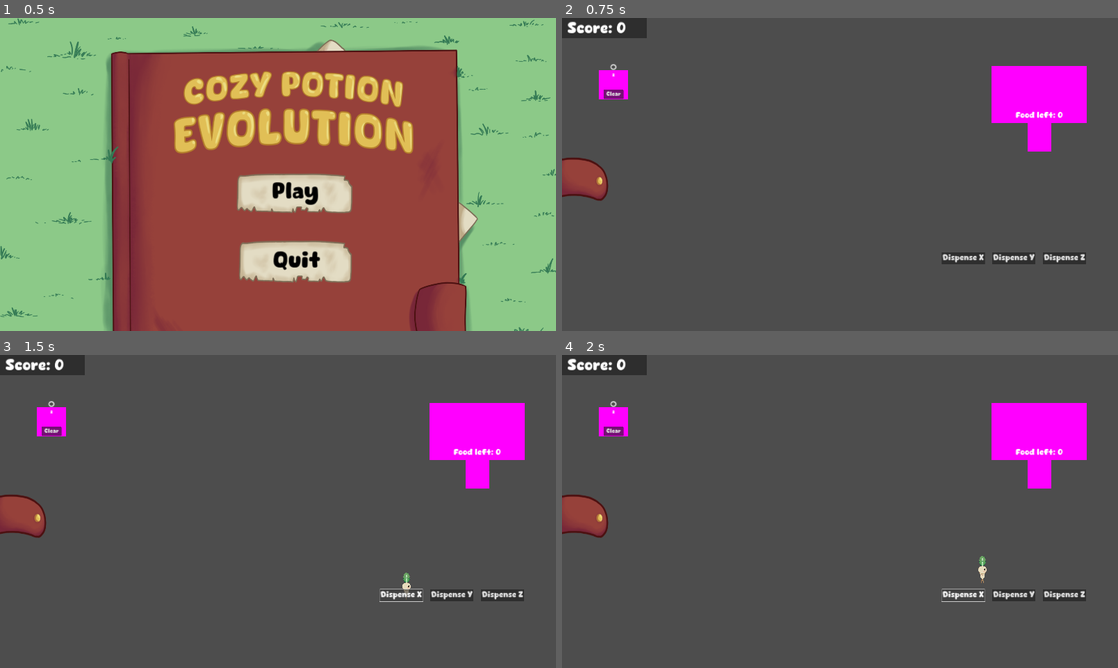
Above: before the commit, frames 1-4 (two rows, left to right).
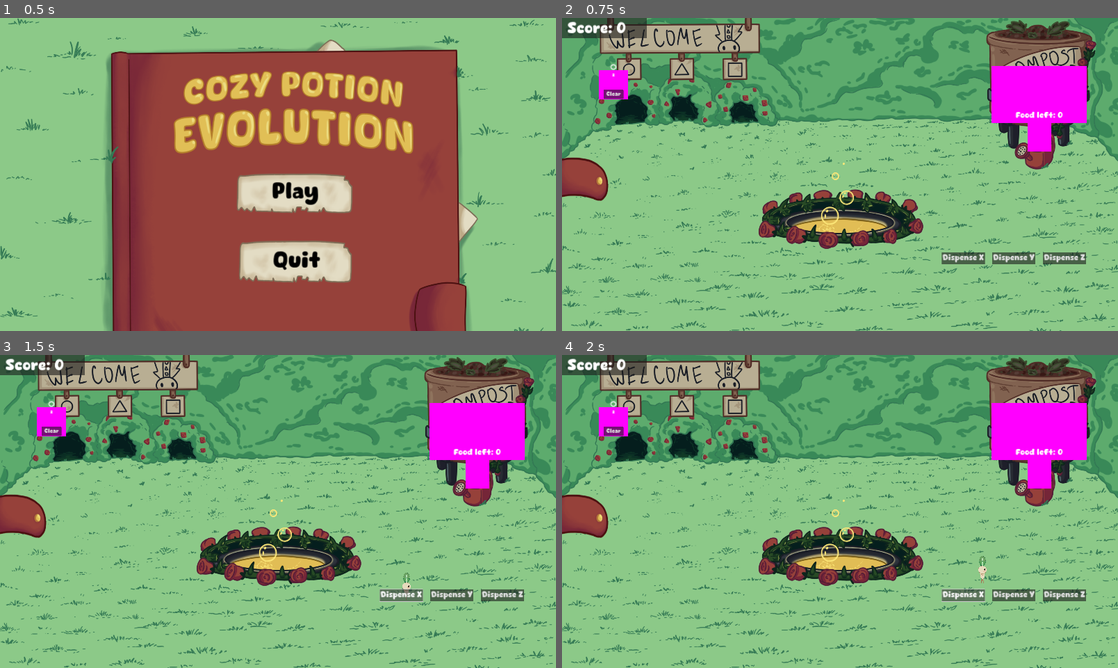
Above: after the commit, the same moments.

Repository: BoopEnthusiast/Cozy-Spring-Jam-2024
Game: Godot game, scene res://scenes/main_menu_screen.tscn
Same seed, same stepped clock (60 frames per second), same inputs: the game is played once before the commit and once after it. Sound files missing from this copy of the repository are replaced by a short silence.
Inputs:
- Up to frame 1 (0.5 s): no input
- Up to frame 2 (0.75 s): click "Play" at 0.5 s
- Up to frame 3 (1.5 s): click "Dispense X" at 1.25 s
- Up to frame 4 (2 s): no input

Frame 1 is identical in both runs. In frame 2, 94% of the frame differs, in the area x 0-100%, y 0-100%; in frame 3, 94%; in frame 4, 94%.

Commit message:
walls

Diff:
--- a/scenes/walls.tscn
+++ b/scenes/walls.tscn
@@ -1,27 +1,119 @@
-[gd_scene load_steps=3 format=3 uid="uid://cumdn73osuk3t"]
+[gd_scene load_steps=21 format=3 uid="uid://cumdn73osuk3t"]
 
-[sub_resource type="RectangleShape2D" id="RectangleShape2D_mo71k"]
-size = Vector2(41.5, 2160)
+[ext_resource type="Texture2D" uid="uid://8elxhwpus5y8" path="res://resources/bg/bg animation/couldrum_animation_0.png" id="1_jdpvg"]
+[ext_resource type="Texture2D" uid="uid://buawo3xcygl4f" path="res://resources/bg/bg animation/couldrum_animation_1.png" id="2_x7lpk"]
+[ext_resource type="Texture2D" uid="uid://fvh08fwlxwy8" path="res://resources/bg/bg animation/couldrum_animation_2.png" id="3_73smn"]
+[ext_resource type="Texture2D" uid="uid://uyriixibnj4f" path="res://resources/bg/bg animation/couldrum_animation_3.png" id="4_gurdi"]
+[ext_resource type="Texture2D" uid="uid://dhi2pwnv70877" path="res://resources/bg/bg animation/couldrum_animation_4.png" id="5_u1in5"]
+[ext_resource type="Texture2D" uid="uid://cwptd4u84nqob" path="res://resources/bg/bg animation/couldrum_animation_5.png" id="6_w2mx4"]
+[ext_resource type="Texture2D" uid="uid://bqtmhhf20vmpd" path="res://resources/bg/bg animation/couldrum_animation_6.png" id="7_c0y2o"]
+[ext_resource type="Texture2D" uid="uid://b6dwqxk82y7b5" path="res://resources/bg/bg animation/couldrum_animation_7.png" id="8_wvtjv"]
+[ext_resource type="Texture2D" uid="uid://c2heasuw82kpx" path="res://resources/bg/bg animation/couldrum_animation_8.png" id="9_i5bp5"]
+[ext_resource type="Texture2D" uid="uid://c4ndi0k65t3ae" path="res://resources/bg/bg animation/couldrum_animation_9.png" id="10_2ctm7"]
+[ext_resource type="Texture2D" uid="uid://y2cjrutbw87u" path="res://resources/bg/bg animation/couldrum_animation_10.png" id="11_vrp8d"]
+[ext_resource type="Texture2D" uid="uid://bkq70sxh81ay3" path="res://resources/bg/bg animation/couldrum_animation_11.png" id="12_ibw4j"]
+[ext_resource type="Texture2D" uid="uid://j8qfdlm2yci2" path="res://resources/bg/bg animation/couldrum_animation_12.png" id="13_entpn"]
+[ext_resource type="Texture2D" uid="uid://dhovkd5n0hirx" path="res://resources/bg/bg animation/couldrum_animation_13.png" id="14_e8g33"]
+[ext_resource type="Texture2D" uid="uid://0jr5dghsd1n5" path="res://resources/bg/backgroung.png" id="15_gf4ut"]
 
-[sub_resource type="RectangleShape2D" id="RectangleShape2D_jyx0d"]
-size = Vector2(41.5, 3840)
+[sub_resource type="WorldBoundaryShape2D" id="WorldBoundaryShape2D_3v848"]
+normal = Vector2(1, 0)
+
+[sub_resource type="WorldBoundaryShape2D" id="WorldBoundaryShape2D_eemuw"]
+normal = Vector2(-1, 0)
+
+[sub_resource type="WorldBoundaryShape2D" id="WorldBoundaryShape2D_movvl"]
+normal = Vector2(1, 0)
+
+[sub_resource type="WorldBoundaryShape2D" id="WorldBoundaryShape2D_wqr50"]
+normal = Vector2(-1, 0)
+
+[sub_resource type="SpriteFrames" id="SpriteFrames_xgw7u"]
+animations = [{
+"frames": [{
+"duration": 1.0,
+"texture": ExtResource("1_jdpvg")
+}, {
+"duration": 1.0,
+"texture": ExtResource("2_x7lpk")
+}, {
+"duration": 1.0,
+"texture": ExtResource("3_73smn")
+}, {
+"duration": 1.0,
+"texture": ExtResource("4_gurdi")
+}, {
+"duration": 1.0,
+"texture": ExtResource("5_u1in5")
+}, {
+"duration": 1.0,
+"texture": ExtResource("6_w2mx4")
+}, {
+"duration": 1.0,
+"texture": ExtResource("7_c0y2o")
+}, {
+"duration": 1.0,
+"texture": ExtResource("8_wvtjv")
+}, {
+"duration": 1.0,
+"texture": ExtResource("9_i5bp5")
+}, {
+"duration": 1.0,
+"texture": ExtResource("10_2ctm7")
+}, {
+"duration": 1.0,
+"texture": ExtResource("11_vrp8d")
+}, {
+"duration": 1.0,
+"texture": ExtResource("12_ibw4j")
+}, {
+"duration": 1.0,
+"texture": ExtResource("13_entpn")
+}, {
+"duration": 1.0,
+"texture": ExtResource("14_e8g33")
+}],
+"loop": true,
+"name": &"default",
+"speed": 5.0
+}]
 
 [node name="Walls" type="StaticBody2D"]
 
 [node name="Left" type="CollisionShape2D" parent="."]
-position = Vector2(-20.75, 1080)
-shape = SubResource("RectangleShape2D_mo71k")
+position = Vector2(0, 1704)
+shape = SubResource("WorldBoundaryShape2D_3v848")
 
 [node name="Right" type="CollisionShape2D" parent="."]
-position = Vector2(3861, 1080)
-shape = SubResource("RectangleShape2D_mo71k")
+position = Vector2(3840, 1027)
+shape = SubResource("WorldBoundaryShape2D_eemuw")
 
 [node name="Bottom" type="CollisionShape2D" parent="."]
-position = Vector2(1920, 2181)
+position = Vector2(1924, 3855)
 rotation = -1.5708
-shape = SubResource("RectangleShape2D_jyx0d")
+shape = SubResource("WorldBoundaryShape2D_movvl")
 
 [node name="Top" type="CollisionShape2D" parent="."]
-position = Vector2(1920, -21)
+position = Vector2(1920, 0)
 rotation = -1.5708
-shape = SubResource("RectangleShape2D_jyx0d")
+shape = SubResource("WorldBoundaryShape2D_wqr50")
+
+[node name="CanvasLayer" type="CanvasLayer" parent="."]
+layer = -1
+
+[node name="Background" type="TextureRect" parent="CanvasLayer"]
+anchors_preset = 15
+anchor_right = 1.0
+anchor_bottom = 1.0
+grow_horizontal = 2
+grow_vertical = 2
+texture = ExtResource("15_gf4ut")
+
+[node name="Bubbles" type="AnimatedSprite2D" parent="CanvasLayer/Background"]
+position = Vector2(1923, 1079)
+scale = Vector2(2.003, 2.003)
+sprite_frames = SubResource("SpriteFrames_xgw7u")
+frame_progress = 0.73653
+
+[node name="Bushes" type="CollisionPolygon2D" parent="."]
+polygon = PackedVector2Array(-18, 1002, 219, 778, 321, 775, 375, 742, 3389, 680, 3556, 796, 3695, 832, 3775, 947, 3877, 1024, 3860, -17, -55, -49)
--- a/scripts/compost.gd
+++ b/scripts/compost.gd
@@ -5,10 +5,11 @@
 
 
 func _on_body_entered(body):
-	if body.is_dragging and body is LilGuy:
-		audioStream.play()
-		body.queue_free()
-		Singleton.food_Left += 1
+	if body is LilGuy:
+		if body.is_dragging:
+			audioStream.play()
+			body.queue_free()
+			Singleton.food_Left += 1
 
 
 func _process(_delta):
